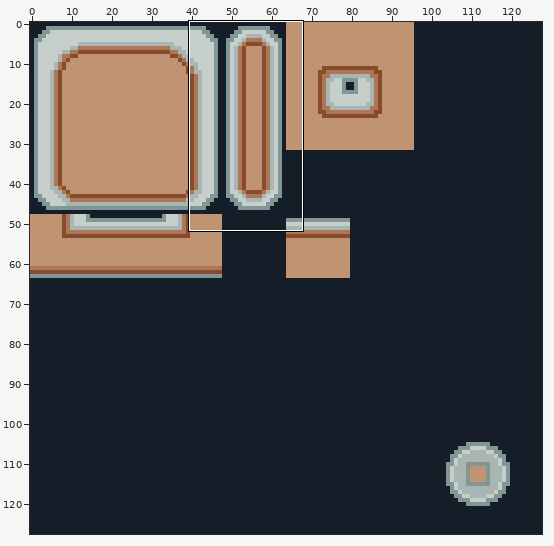
Sprite sheet: assets/custom_tileset.png. The first picture is a wide view before the edit; the outline marks the close-up.
Close-up. Before:
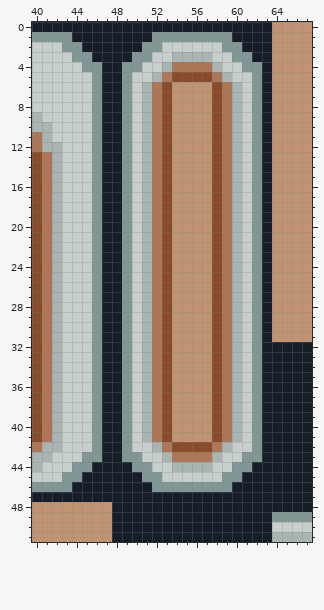
The file is 128x128 pixels. Shown: x 40..67, y 0..51.
And afterwards:
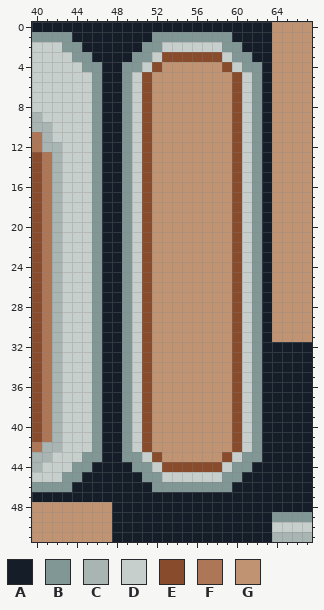
Palette (. is transparent): A #151d28  B #819796  C #a8b5b2  D #c7cfcc  E #884b2b  F #ad7757  G #c09473
The edit:
@@ x 49..62 @@
  2 AABBDDDDDDBBAA
- 3 ABBDDCCCCDDBBA
- 4 BBDDCFFFFCDDBB
- 5 BDDCFEEEEFCDDB
- 6 BDCFEGGGGEFCDB
- 7 BDCFEGGGGEFCDB
- 8 BDCFEGGGGEFCDB
- 9 BDCFEGGGGEFCDB
-10 BDCFEGGGGEFCDB
-11 BDCFEGGGGEFCDB
-12 BDCFEGGGGEFCDB
-13 BDCFEGGGGEFCDB
-14 BDCFEGGGGEFCDB
-15 BDCFEGGGGEFCDB
-16 BDCFEGGGGEFCDB
-17 BDCFEGGGGEFCDB
-18 BDCFEGGGGEFCDB
-19 BDCFEGGGGEFCDB
-20 BDCFEGGGGEFCDB
-21 BDCFEGGGGEFCDB
-22 BDCFEGGGGEFCDB
-23 BDCFEGGGGEFCDB
-24 BDCFEGGGGEFCDB
-25 BDCFEGGGGEFCDB
-26 BDCFEGGGGEFCDB
-27 BDCFEGGGGEFCDB
-28 BDCFEGGGGEFCDB
-29 BDCFEGGGGEFCDB
-30 BDCFEGGGGEFCDB
-31 BDCFEGGGGEFCDB
-32 BDCFEGGGGEFCDB
-33 BDCFEGGGGEFCDB
-34 BDCFEGGGGEFCDB
-35 BDCFEGGGGEFCDB
-36 BDCFEGGGGEFCDB
-37 BDCFEGGGGEFCDB
-38 BDCFEGGGGEFCDB
-39 BDCFEGGGGEFCDB
-40 BDCFEGGGGEFCDB
-41 BDCFEGGGGEFCDB
-42 BDDCFEEEEFCDDB
-43 BBDDCFFFFCDDBB
-44 ABBDDCCCCDDBBA
+ 3 ABBDEEEEEEDBBA
+ 4 BBDEGGGGGGEDBB
+ 5 BDEGGGGGGGGEDB
+ 6 BDEGGGGGGGGEDB
+ 7 BDEGGGGGGGGEDB
+ 8 BDEGGGGGGGGEDB
+ 9 BDEGGGGGGGGEDB
+10 BDEGGGGGGGGEDB
+11 BDEGGGGGGGGEDB
+12 BDEGGGGGGGGEDB
+13 BDEGGGGGGGGEDB
+14 BDEGGGGGGGGEDB
+15 BDEGGGGGGGGEDB
+16 BDEGGGGGGGGEDB
+17 BDEGGGGGGGGEDB
+18 BDEGGGGGGGGEDB
+19 BDEGGGGGGGGEDB
+20 BDEGGGGGGGGEDB
+21 BDEGGGGGGGGEDB
+22 BDEGGGGGGGGEDB
+23 BDEGGGGGGGGEDB
+24 BDEGGGGGGGGEDB
+25 BDEGGGGGGGGEDB
+26 BDEGGGGGGGGEDB
+27 BDEGGGGGGGGEDB
+28 BDEGGGGGGGGEDB
+29 BDEGGGGGGGGEDB
+30 BDEGGGGGGGGEDB
+31 BDEGGGGGGGGEDB
+32 BDEGGGGGGGGEDB
+33 BDEGGGGGGGGEDB
+34 BDEGGGGGGGGEDB
+35 BDEGGGGGGGGEDB
+36 BDEGGGGGGGGEDB
+37 BDEGGGGGGGGEDB
+38 BDEGGGGGGGGEDB
+39 BDEGGGGGGGGEDB
+40 BDEGGGGGGGGEDB
+41 BDEGGGGGGGGEDB
+42 BDEGGGGGGGGEDB
+43 BBDEGGGGGGEDBB
+44 ABBDEEEEEEDBBA
 45 AABBDDDDDDBBAA
